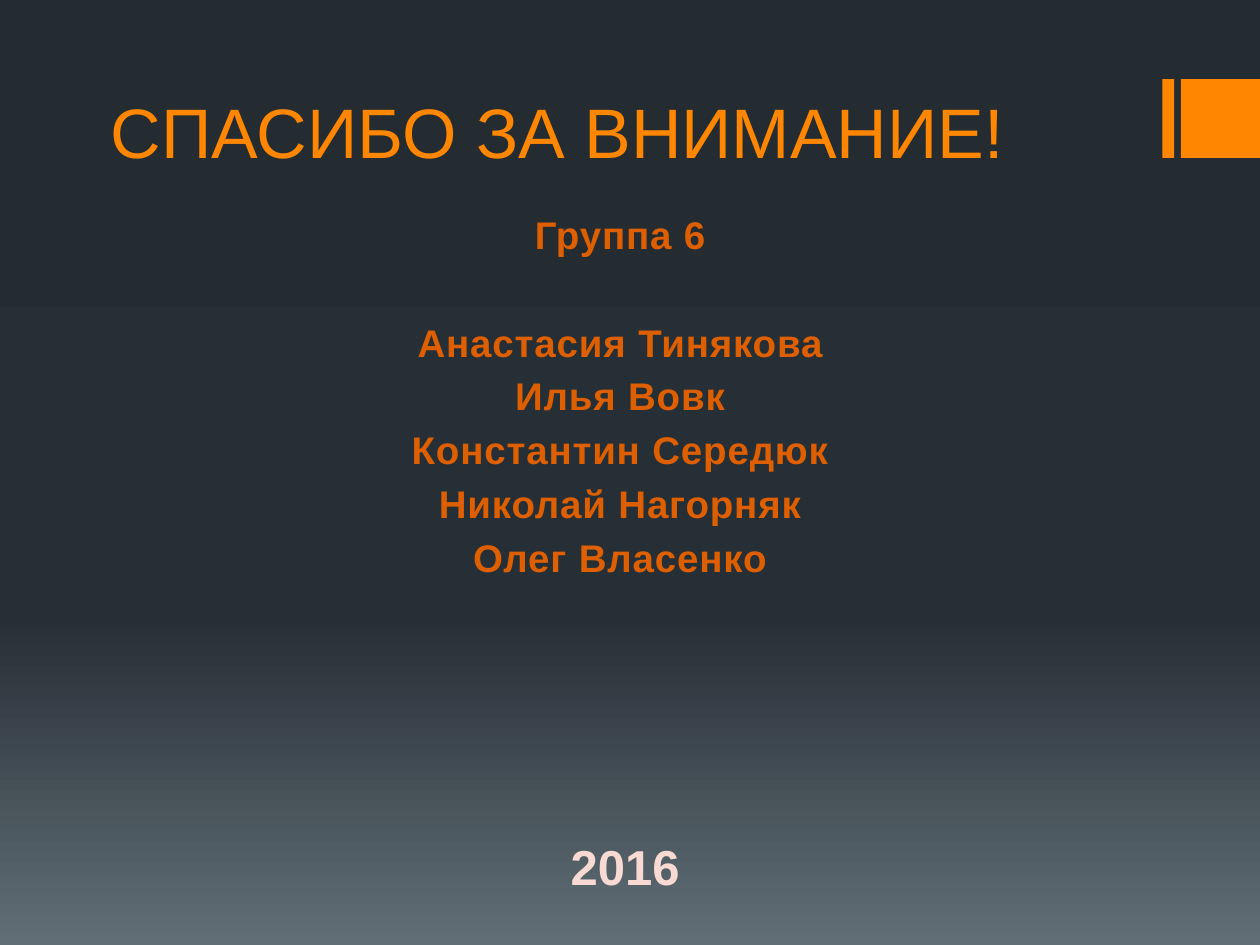
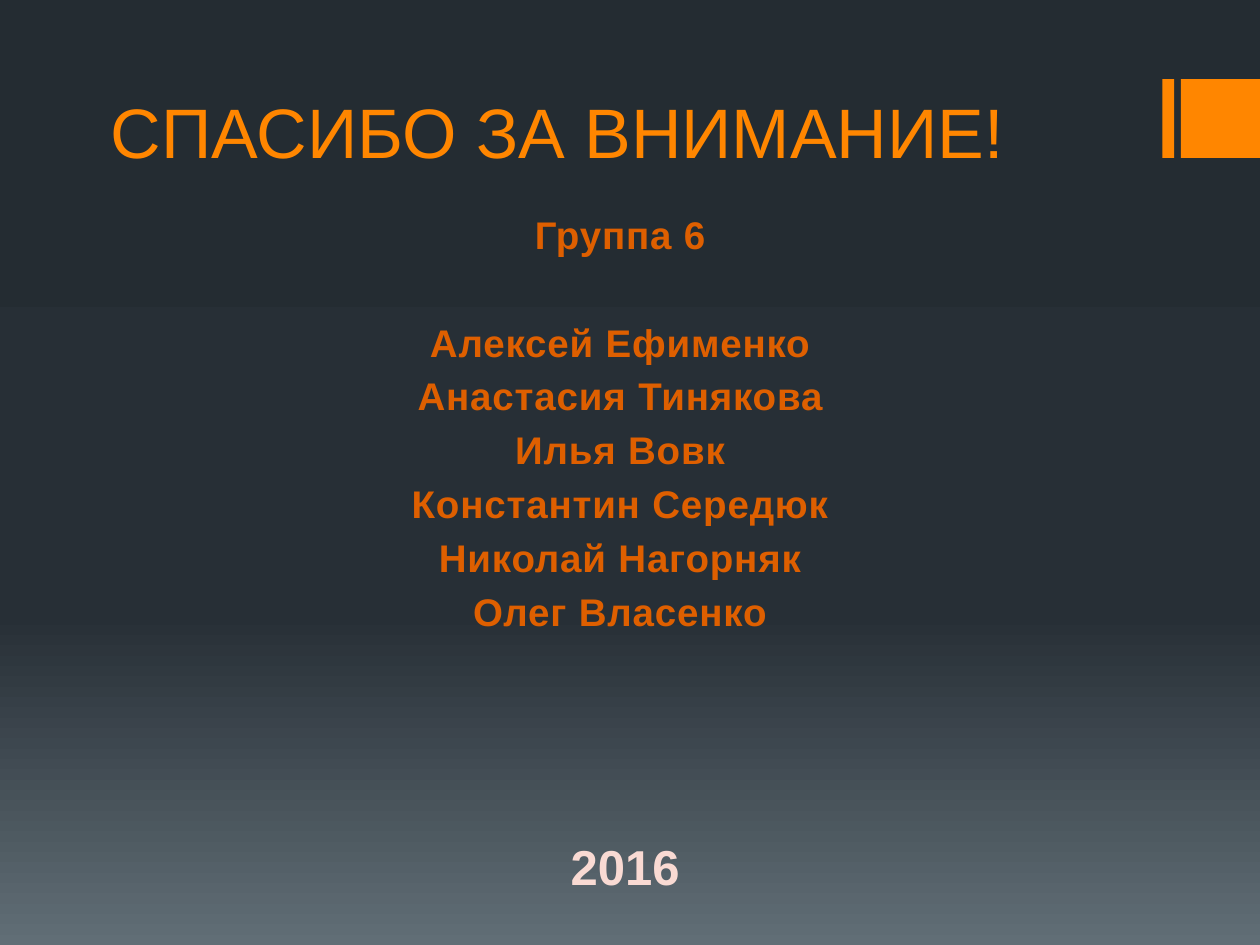
Before and after one commit to goitgroup6/Final-Project, a slide deck: slide 11 of Presentation.pptx. Drawn at 1260x945 pixels with LibreOffice and Linux fonts; fonts in the diff are those of the drawing. Boxes give left, top, right and bottom in pixels: in the first picture for what was removed or moved away, otherwise in the second. Text is boxed around its words. In the diff, an @@ line names an element or a change of style, - is before the commit and + after.

Commit message:
Added +1 participant to team

```diff
--- a/Presentation.pptx
+++ b/Presentation.pptx
@@ text at [430, 328, 810, 364]: paragraph added @@
+Алексей Ефименко
```
